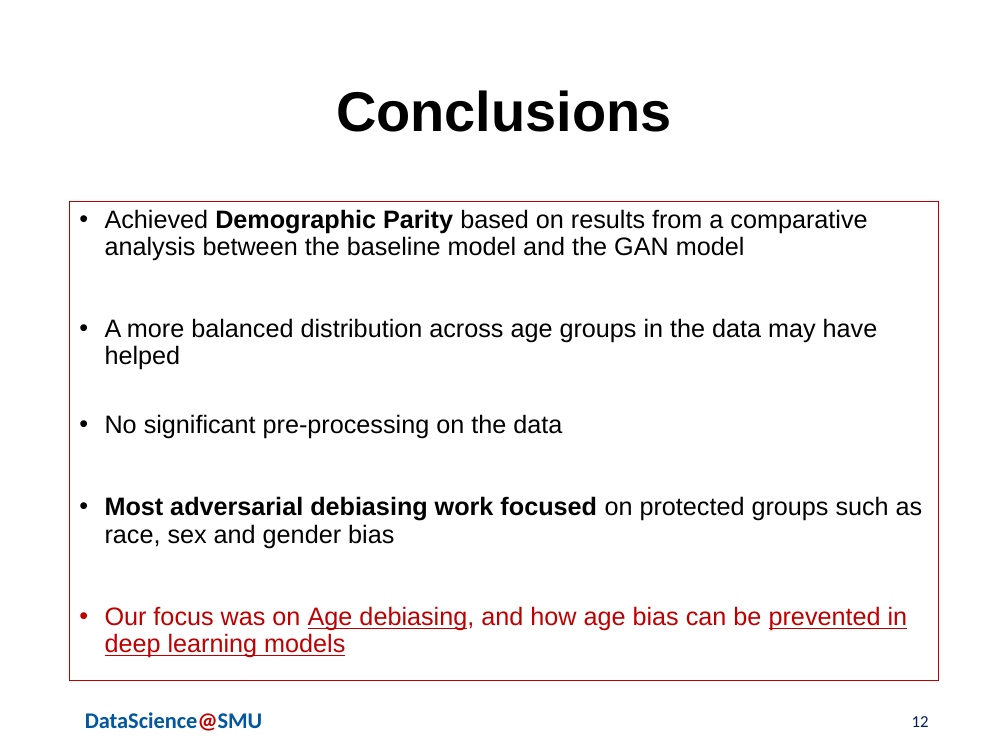
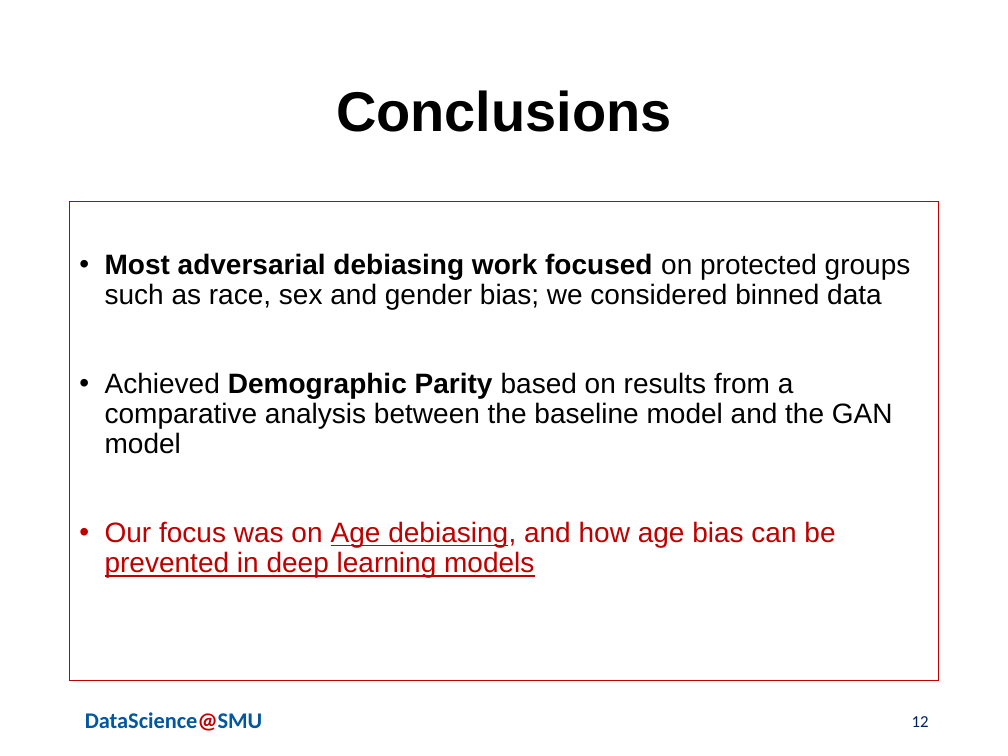
Before and after one commit to skhayden/Reducing-Age-Bias-in-Machine-Learning-An-Algorithmic-Approach, a slide deck: slide 12 of Hayden_deAlford_Wittlin_AdversarialBiasPresentationFINAL7.17.20.pptx. Drawn at 1008x756 pixels with LibreOffice and Linux fonts; fonts in the diff are those of the drawing; background and template pictures are left out. Boxes give left, top, right and bottom in pixels: in the first picture for what was removed or moved away, otherwise in the second. Text is boxed around its words. In the diff, an @@ line names an element or a change of style, - is before the commit and + after.

Commit message:
Final PPT edits

```diff
--- a/Hayden_deAlford_Wittlin_AdversarialBiasPresentationFINAL7.17.20.pptx
+++ b/Hayden_deAlford_Wittlin_AdversarialBiasPresentationFINAL7.17.20.pptx
@@ text at bbox=[105, 253, 911, 310]: paragraph added @@
+• Most adversarial debiasing work focused on protected groups such as race, sex and gender bias; we considered binned data
@@ text at bbox=[105, 318, 923, 548]: paragraphs removed @@
-• A more balanced distribution across age groups in the data may have helped
-• No significant pre-processing on the data
-• Most adversarial debiasing work focused on protected groups such as race, sex and gender bias
@@ text at bbox=[105, 372, 893, 577]: size 18 to 20 pt in "Achieved Demographic Parity based on results from ...", "Our focus was on Age debiasing, and ..." @@
```
Also in this commit, not shown: 1 other slide changed.
